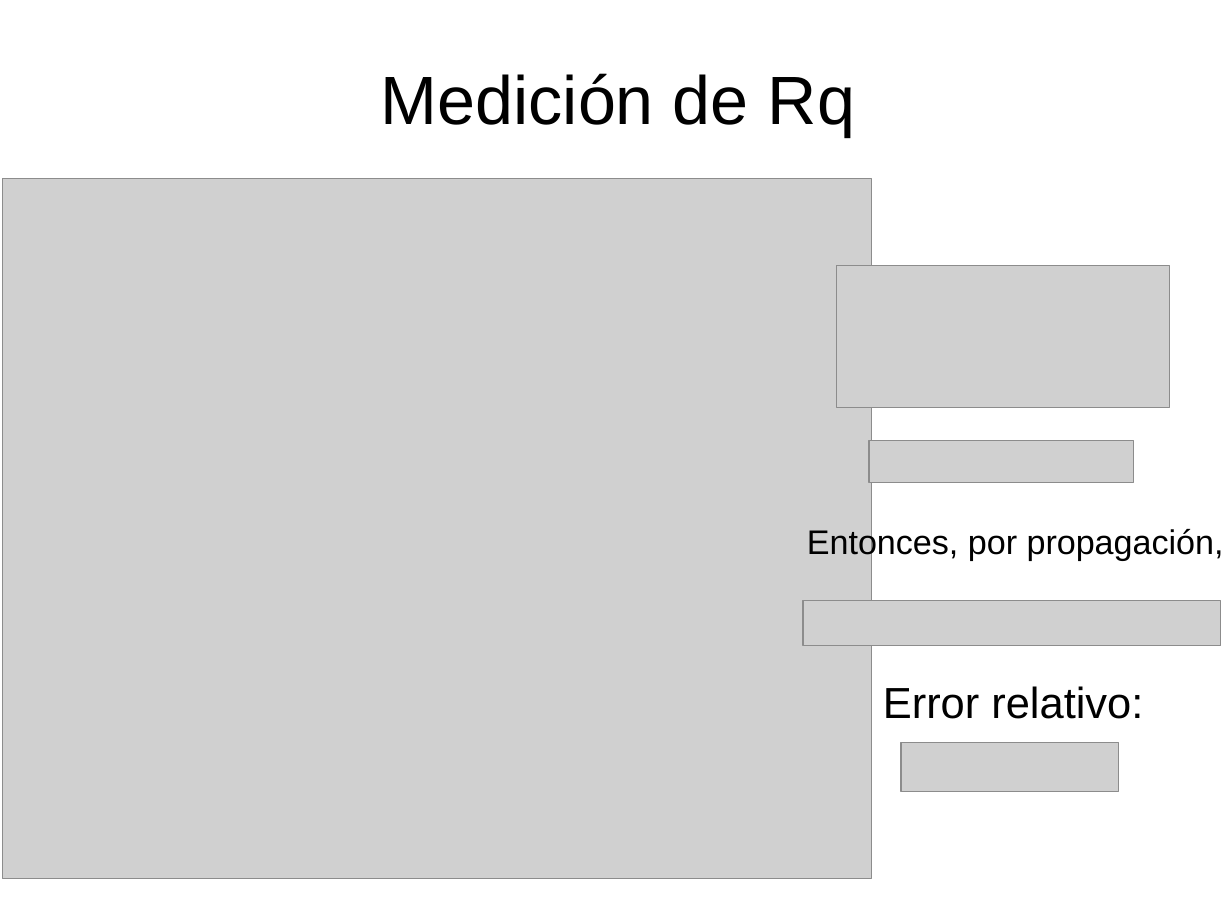
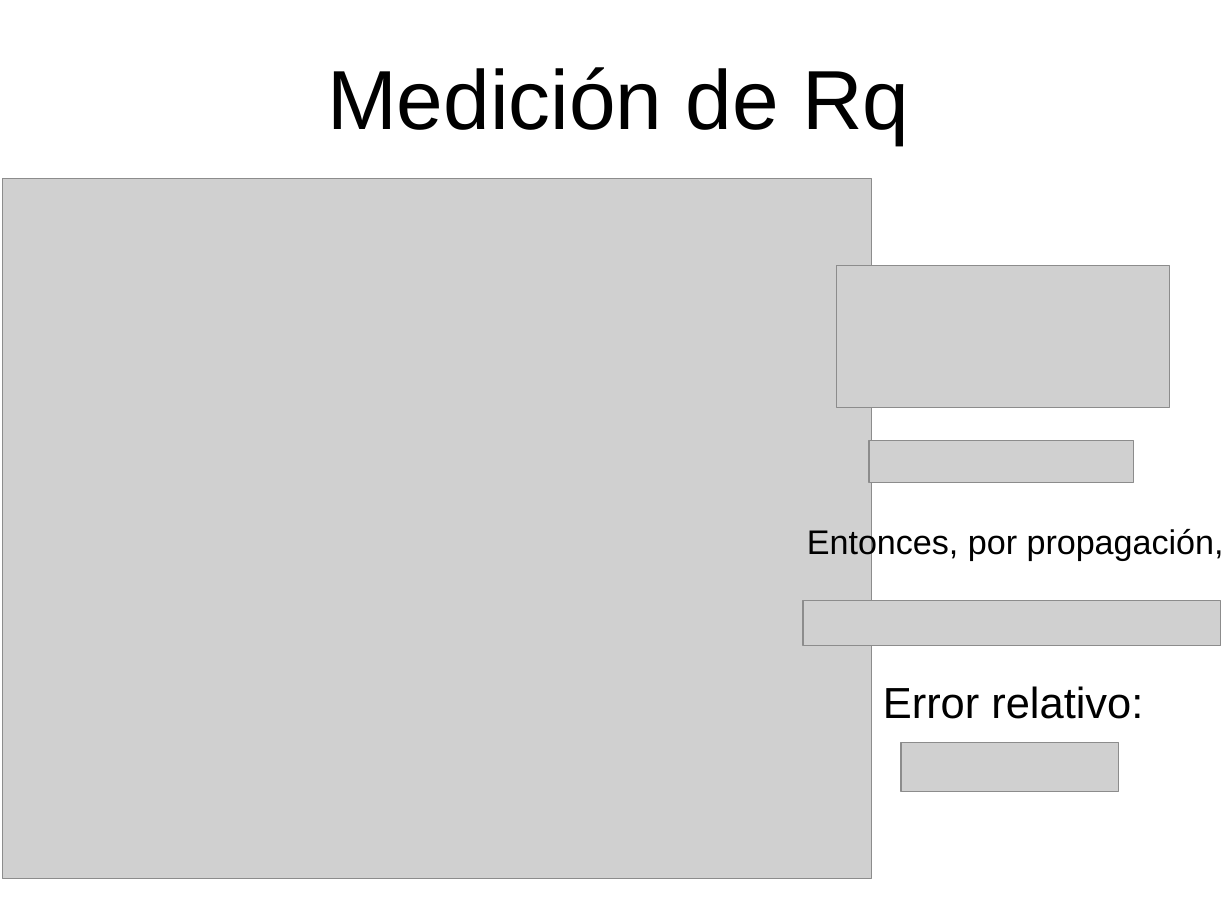
Before and after one commit to labosat/Labo-7, a slide deck: slide 8 of Charla Avance Labo7.odp (slide 7 before the commit). Drawn at 1232x924 pixels with LibreOffice and Linux fonts; fonts in the diff are those of the drawing; grey boxes stand for pictures. Boxes give left, top, right and bottom in pixels: in the first picture for what was removed or moved away, otherwise in the second. Text is boxed around its words. In the diff, an @@ line names an element or a change of style, - is before the commit and + after.

```diff
--- a/Charla Avance Labo7.odp
+++ b/Charla Avance Labo7.odp
@@ title "Medición de Rq" at [327,67,909,145]: size 44 to 54 pt @@
```
Also in this commit, not shown: 7 other slides changed, 3 slides added, 2 slides removed, 5 other files.
